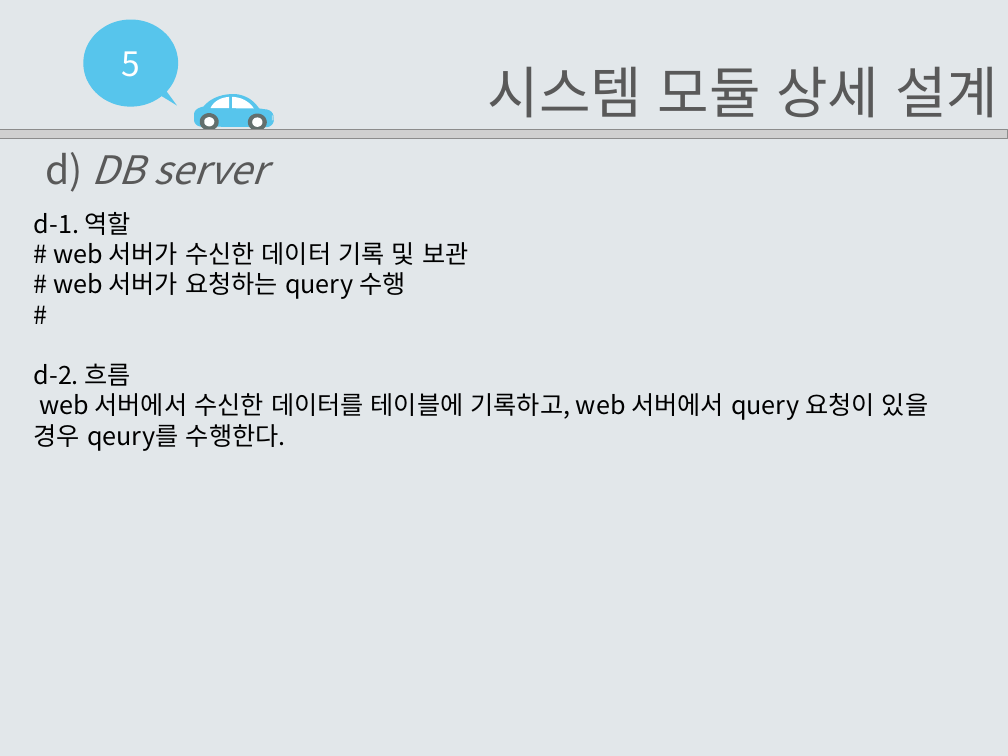
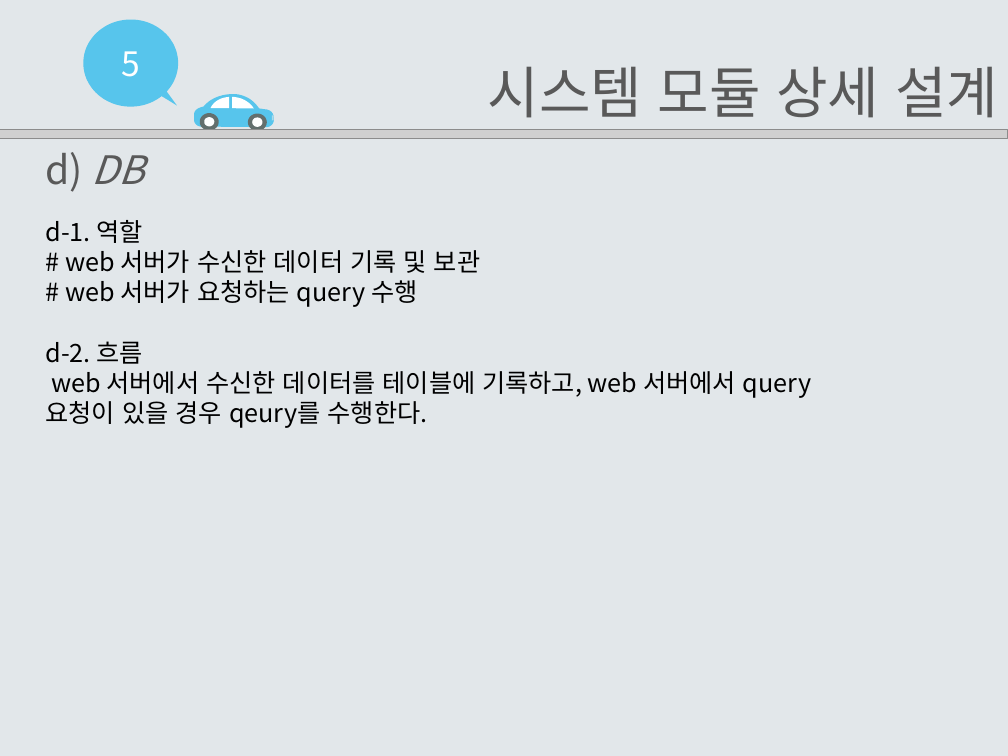
Before and after one commit to EomHeeSang/grad_proj, a slide deck: slide 22 of 발표자료/설계서2-14(엄희상,박주호,김태경).pptx. Drawn at 1008x756 pixels with LibreOffice and Linux fonts; fonts in the diff are those of the drawing; grey boxes stand for pictures. Boxes give left, top, right and bottom in pixels: in the first picture for what was removed or moved away, otherwise in the second. Text is boxed around its words. In the diff, an @@ line names an element or a change of style, - is before the commit and + after.

```diff
--- a/발표자료/설계서2-14(엄희상,박주호,김태경).pptx
+++ b/발표자료/설계서2-14(엄희상,박주호,김태경).pptx
@@ text at (x1=46, y1=152, x2=145, y2=192): text changed; italic off @@
-d) DB server
+d) DB
@@ text at (x1=46, y1=220, x2=811, y2=428): paragraph removed @@
-#
@@ text "d-1. 역할" moved from (x1=34, y1=212, x2=928, y2=451) to (x1=46, y1=220, x2=811, y2=428) @@
```
Also in this commit, not shown: 18 other slides changed, 1 slide added, 3 other files.
